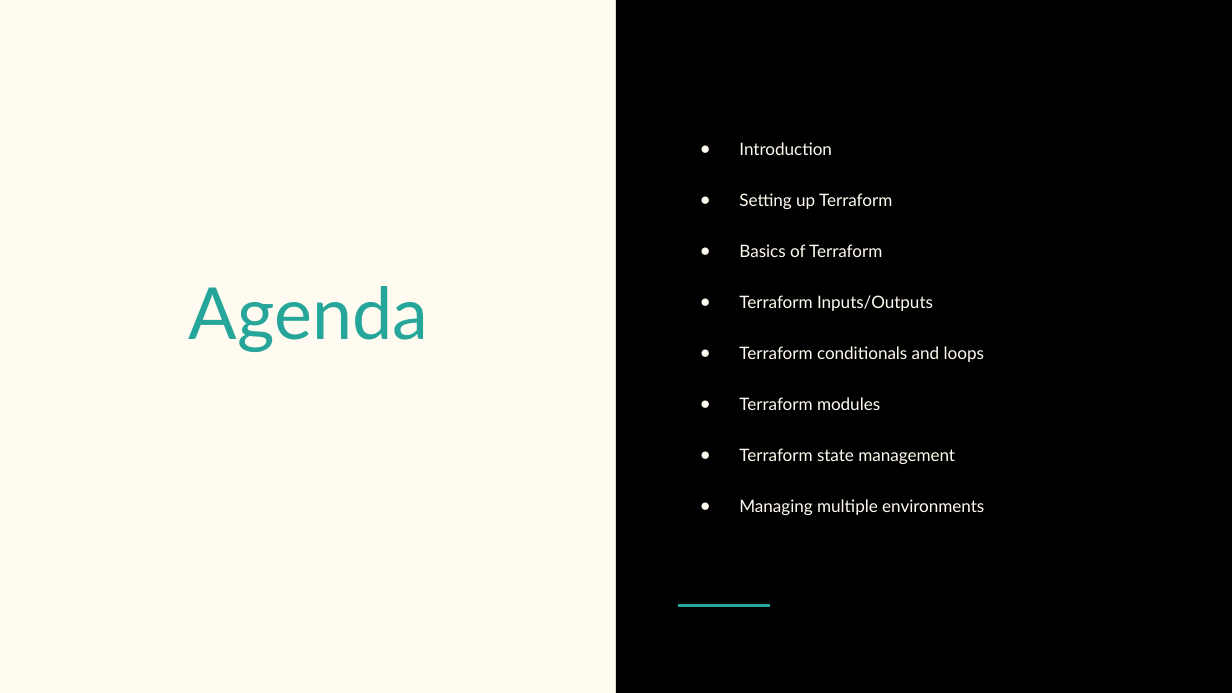
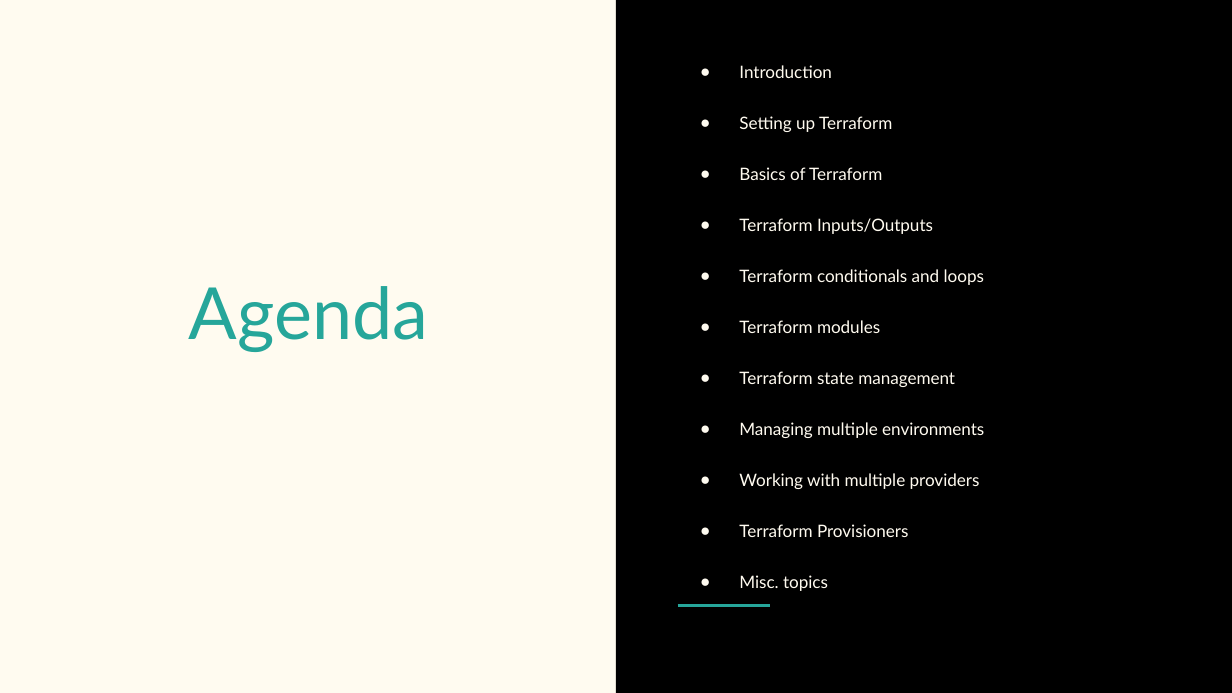
Before and after one commit to jainankur2/ankur-terraform-learning, a slide deck: slide 2 of Terraform.pptx. Drawn at 1232x693 pixels with LibreOffice and Linux fonts; fonts in the diff are those of the drawing. Boxes give left, top, right and bottom in pixels: in the first picture for what was removed or moved away, otherwise in the second. Text is boxed around its words. In the diff, an @@ line names an element or a change of style, - is before the commit and + after.

```diff
--- a/Terraform.pptx
+++ b/Terraform.pptx
@@ text at (739,422,984,438): less space between paragraphs @@
@@ text at (739,473,980,591): paragraphs added @@
+● Working with multiple providers
+● Terraform Provisioners
+● Misc. topics
```
Also in this commit, not shown: 1 other slide changed, 17 slides added, 44 other files.
